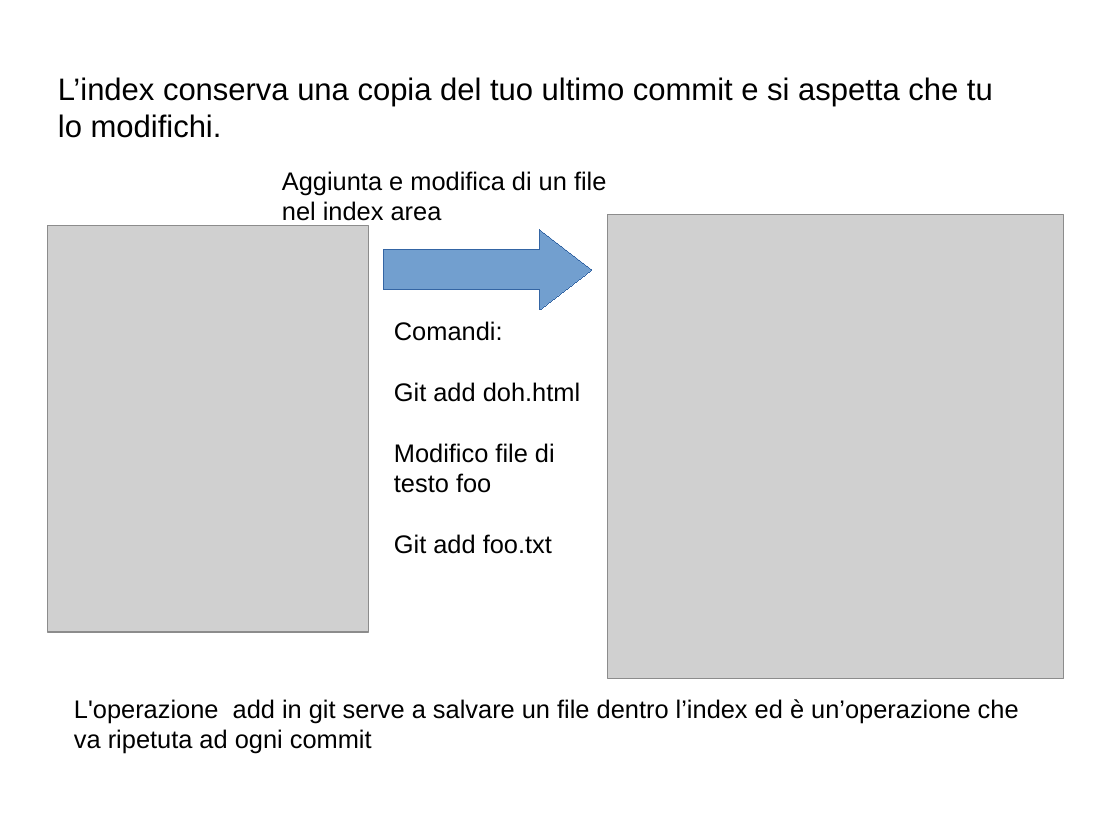
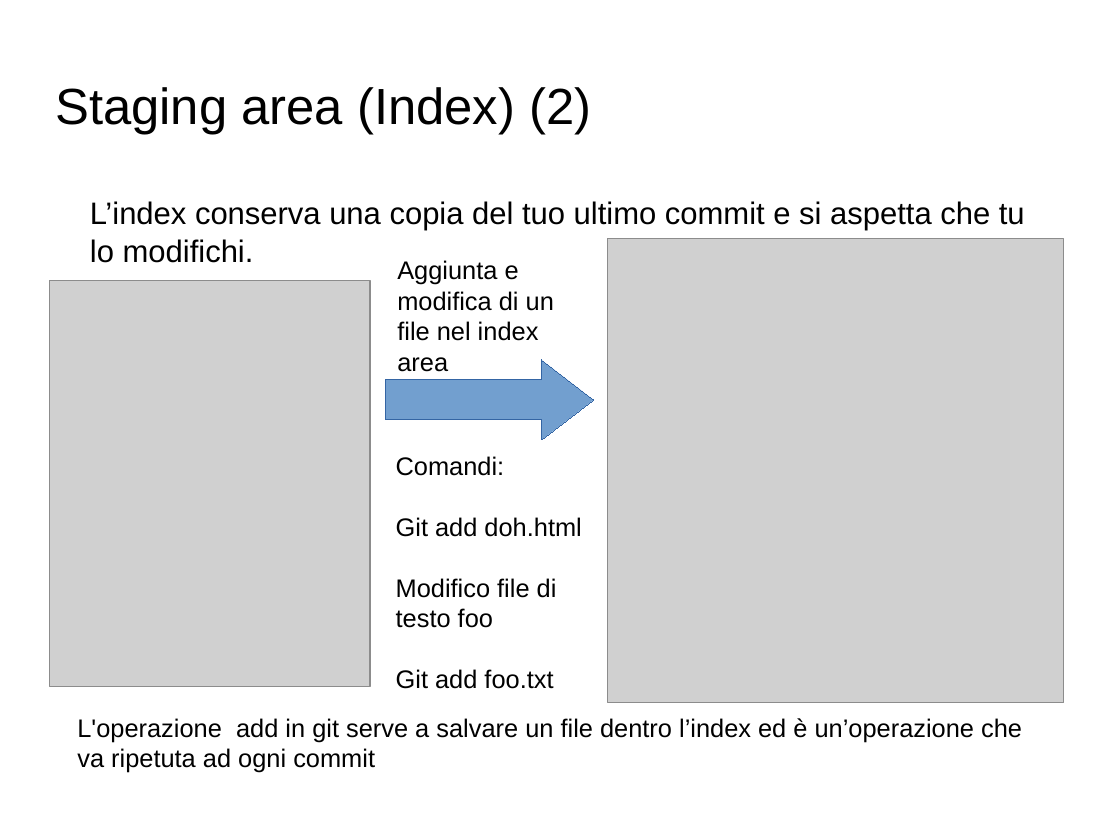
Before and after one commit to GioeleCicchini/Git-Presentation, a slide deck: slide 7 of presentazione git.odp (slide 8 before the commit). Drawn at 1120x840 pixels with LibreOffice and Linux fonts; fonts in the diff are those of the drawing; grey boxes stand for pictures; background and template pictures are left out. Boxes give left, top, right and bottom in pixels: in the first picture for what was removed or moved away, otherwise in the second. Text is boxed around its words. In the diff, an @@ line names an element or a change of style, - is before the commit and + after.

```diff
--- a/presentazione git.odp
+++ b/presentazione git.odp
@@ title added at bbox=[55, 87, 591, 134], 36 pt, text #000000 @@
+Staging area (Index) (2)
@@ text "L’index conserva una copia del ...": place and size @@
-text "L’index conserva una copia del ..." at bbox=[58, 77, 993, 138]
+text "L’index conserva una copia del ..." at bbox=[90, 201, 1025, 263]
@@ picture: place and size @@
-picture at bbox=[608, 215, 1064, 680]
+picture at bbox=[608, 239, 1064, 703]
@@ text "Aggiunta e modifica di un ..." rewrapped from bbox=[282, 171, 606, 226] to bbox=[397, 260, 554, 372] @@
@@ picture: place and size @@
-picture at bbox=[48, 226, 368, 632]
+picture at bbox=[50, 281, 370, 687]
@@ right arrow: place and size @@
-right arrow at bbox=[384, 230, 593, 310]
+right arrow at bbox=[386, 360, 595, 440]
@@ text "Comandi:": place and size @@
-text "Comandi:" at bbox=[394, 321, 580, 554]
+text "Comandi:" at bbox=[396, 456, 581, 689]
@@ text "L'operazione add in git serve ...": place and size @@
-text "L'operazione add in git serve ..." at bbox=[74, 699, 1019, 754]
+text "L'operazione add in git serve ..." at bbox=[77, 718, 1022, 773]
```
Also in this commit, not shown: 11 other slides changed, 1 slide removed, 1 other file.
